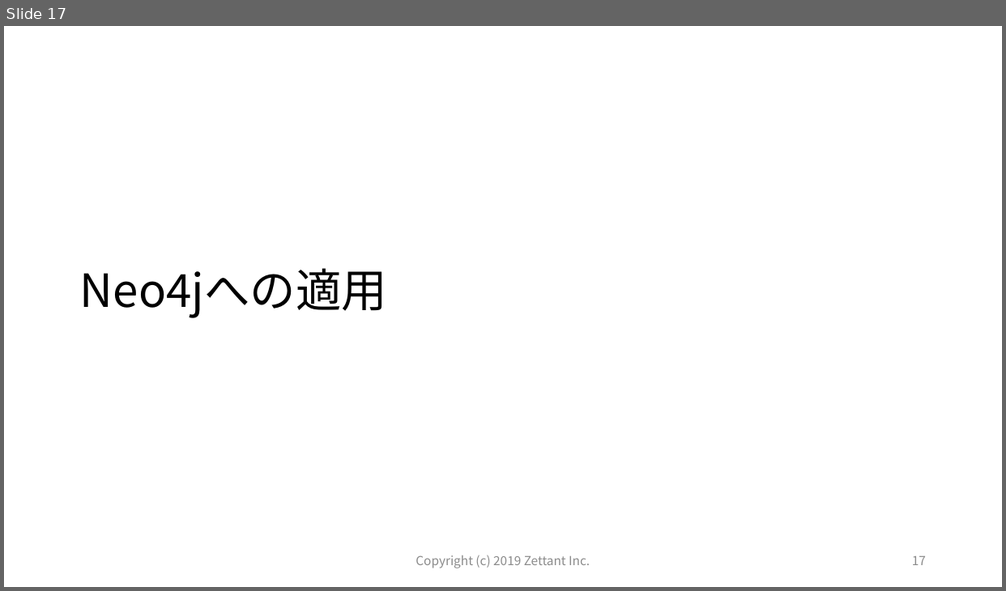
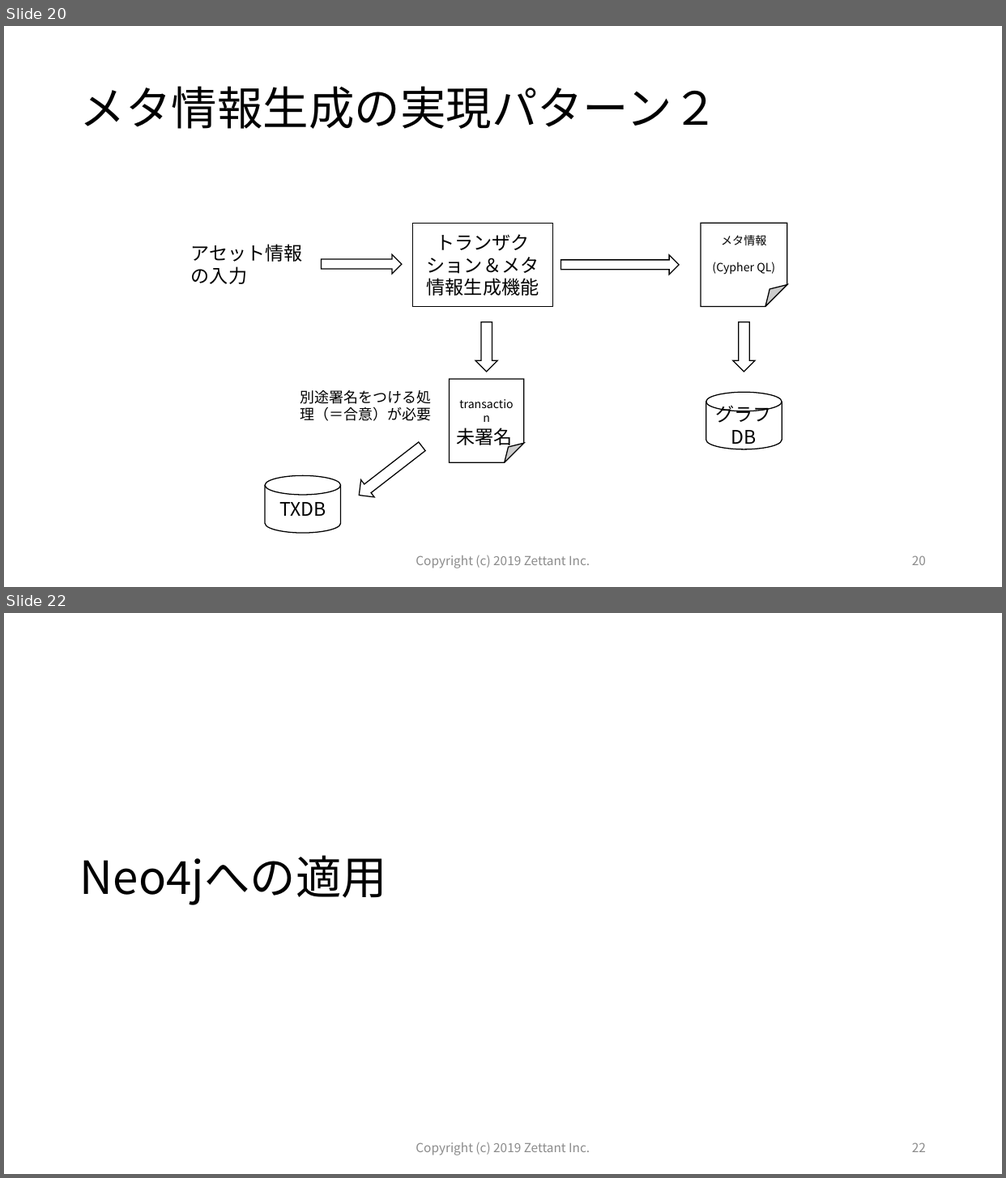
Before and after one commit to zettant/bbclib-neo4j, a slide deck: docs/Target_of_this_project.pptx. Shown one above the other, each under a label of ours: slide 17 before the commit, slides 20 and 22 after it; the slides between them are not shown. The pictures are 1006x591 and 1006x1178 pixels, drawn with LibreOffice and Linux fonts; fonts in the diff are those of the drawing. Boxes give left, top, right and bottom in pixels: in the first picture for what was removed or moved away, otherwise in the second. Text is boxed around its words. In the diff, an @@ line names an element or a change of style, - is before the commit and + after.

```diff
--- a/docs/Target_of_this_project.pptx
+++ b/docs/Target_of_this_project.pptx
@@ slide 20 added at box(4, 26, 1002, 587), background #FFFFFF @@
@@ title added at box(80, 86, 718, 129), 44 pt, text #000000 @@
+メタ情報生成の実現パターン２
@@ text added at box(191, 244, 303, 284), 18 pt, text #000000 @@
+アセット情報の入力
@@ rectangle added at box(413, 223, 552, 307), fill #FFFFFF, outline #000000 1 pt, 18 pt, text #000000 @@
+トランザクション＆メタ情報生成機能
@@ folded corner added at box(701, 223, 788, 307), fill #FFFFFF, outline #000000 1 pt, 11 pt, text #000000 @@
+メタ情報
+(Cypher QL)
@@ right arrow added at box(322, 254, 403, 274), fill #FFFFFF, outline #000000 1 pt @@
@@ right arrow added at box(561, 255, 680, 275), fill #FFFFFF, outline #000000 1 pt @@
@@ right arrow added at box(476, 322, 498, 372), fill #FFFFFF, outline #000000 1 pt @@
@@ right arrow added at box(734, 322, 755, 372), fill #FFFFFF, outline #000000 1 pt @@
@@ folded corner added at box(450, 379, 524, 463), fill #FFFFFF, outline #000000 1 pt, 11 pt, text #000000 @@
+transaction
@@ text added at box(300, 390, 431, 421), 14 pt, text #000000 @@
+別途署名をつける処理（＝合意）が必要
@@ cylinder added at box(706, 392, 782, 449), fill #FFFFFF, outline #000000 1 pt, 18 pt, text #000000 @@
+グラフDB
@@ right arrow added at box(352, 438, 428, 504), fill #FFFFFF, outline #000000 1 pt @@
@@ text added at box(457, 428, 513, 448), 18 pt, text #000000 @@
+未署名
@@ cylinder added at box(266, 476, 341, 533), fill #FFFFFF, outline #000000 1 pt, 18 pt, text #000000 @@
+TXDB
@@ text added at box(415, 556, 590, 569), 12 pt, text #8C8C8C @@
+Copyright (c) 2019 Zettant Inc.
@@ page number added at box(912, 556, 926, 565), 12 pt, text #8C8C8C @@
+20
@@ what was slide 17 is now slide 22 @@
@@ page number at box(912, 1143, 926, 1152): text changed @@
-17
+22
```
Also in this commit, not shown: 4 slides changed, 4 other slides added, 1 other file.
